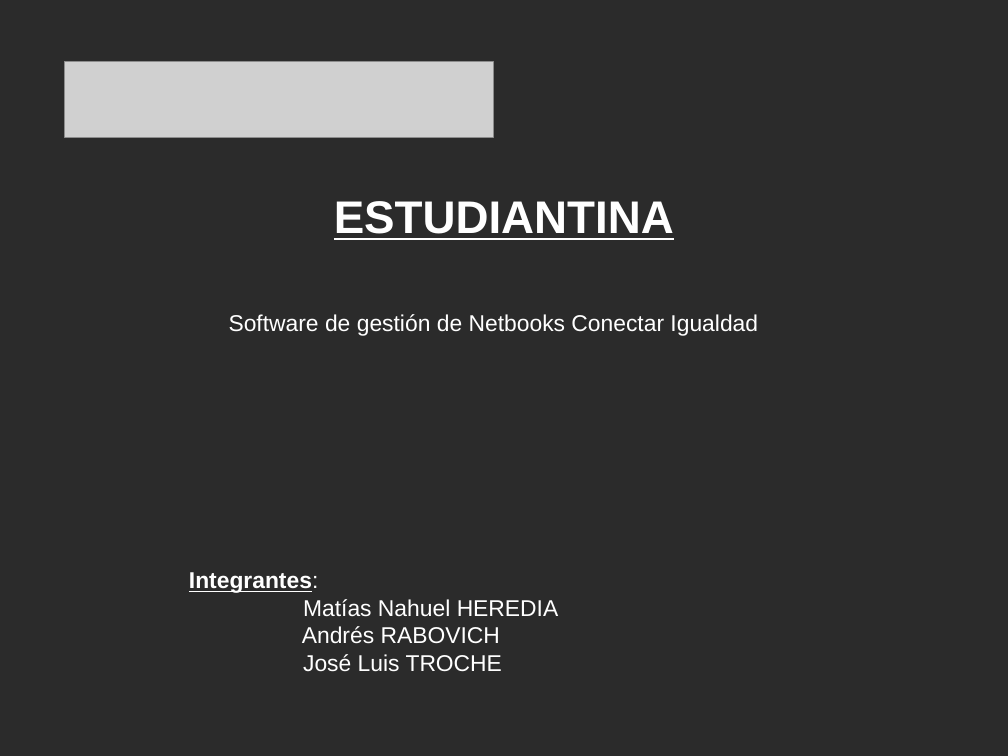
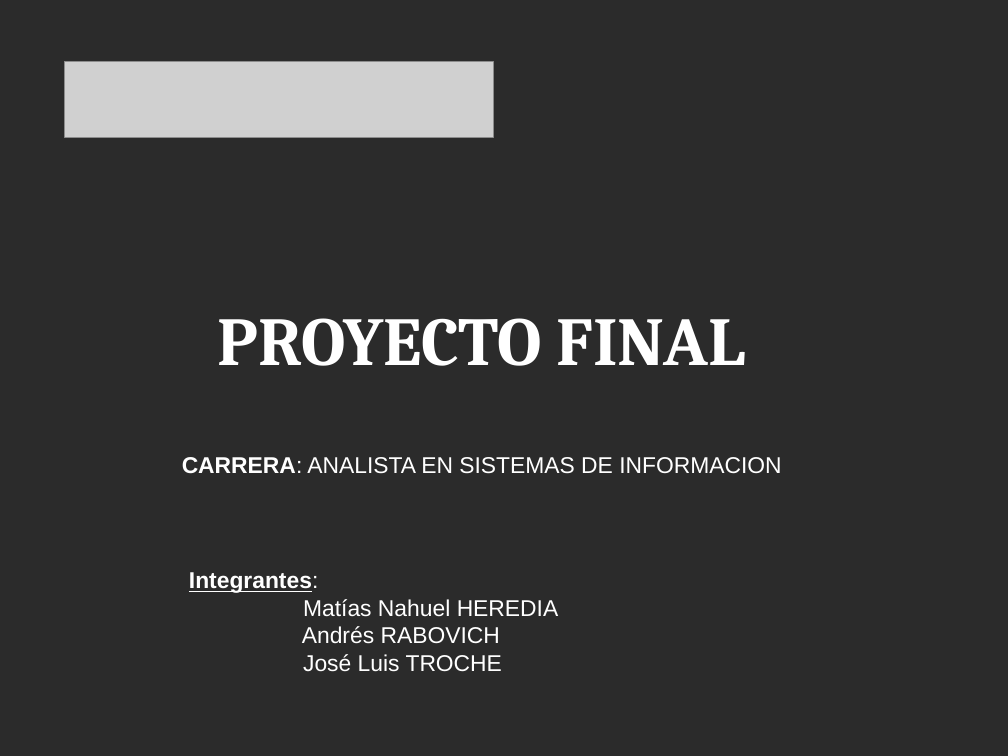
Before and after one commit to Estudiantina/Estudiantina, a slide deck: slide 1 of documentacion/presentacion/presentacion.odp. Drawn at 1008x756 pixels with LibreOffice and Linux fonts; fonts in the diff are those of the drawing; grey boxes stand for pictures; background and template pictures are left out; a plain dark background stands for a picture behind light text. Boxes give left, top, right and bottom in pixels: in the first picture for what was removed or moved away, otherwise in the second. Text is boxed around its words. In the diff, an @@ line names an element or a change of style, - is before the commit and + after.

Commit message:
agregar cambios en plantilla presentacion del proyecto

```diff
--- a/documentacion/presentacion/presentacion.odp
+++ b/documentacion/presentacion/presentacion.odp
@@ text removed at [334, 201, 674, 240] @@
-ESTUDIANTINA
@@ text added at [218, 318, 746, 366], 54 pt, text #FFFFFF, bold @@
+PROYECTO FINAL
@@ text removed at [229, 314, 758, 336] @@
-Software de gestión de Netbooks Conectar Igualdad
@@ text added at [182, 457, 781, 474], 18 pt, text #FFFFFF @@
+CARRERA: ANALISTA EN SISTEMAS DE INFORMACION
```
Also in this commit, not shown: 5 other slides changed, 3 slides added.
